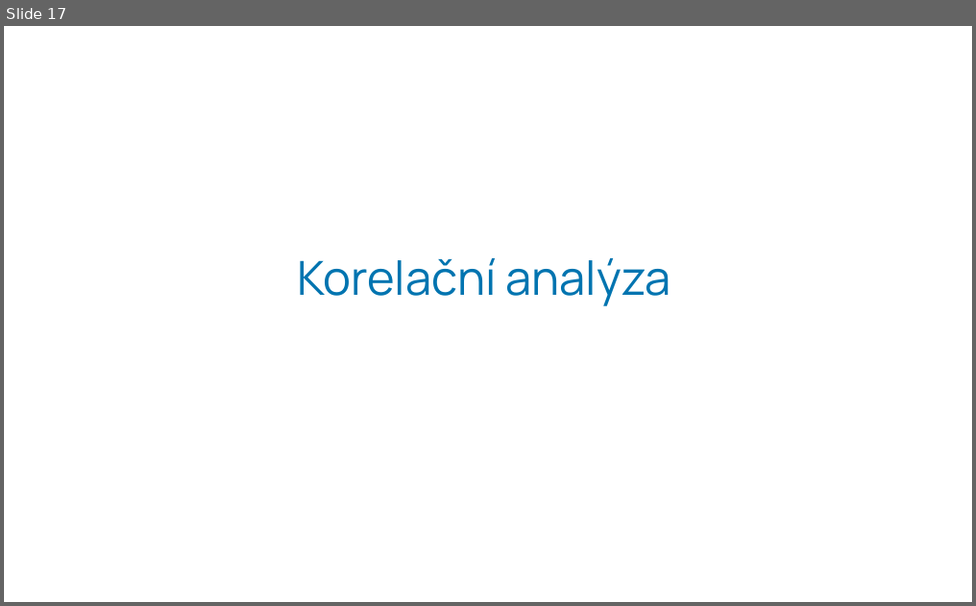
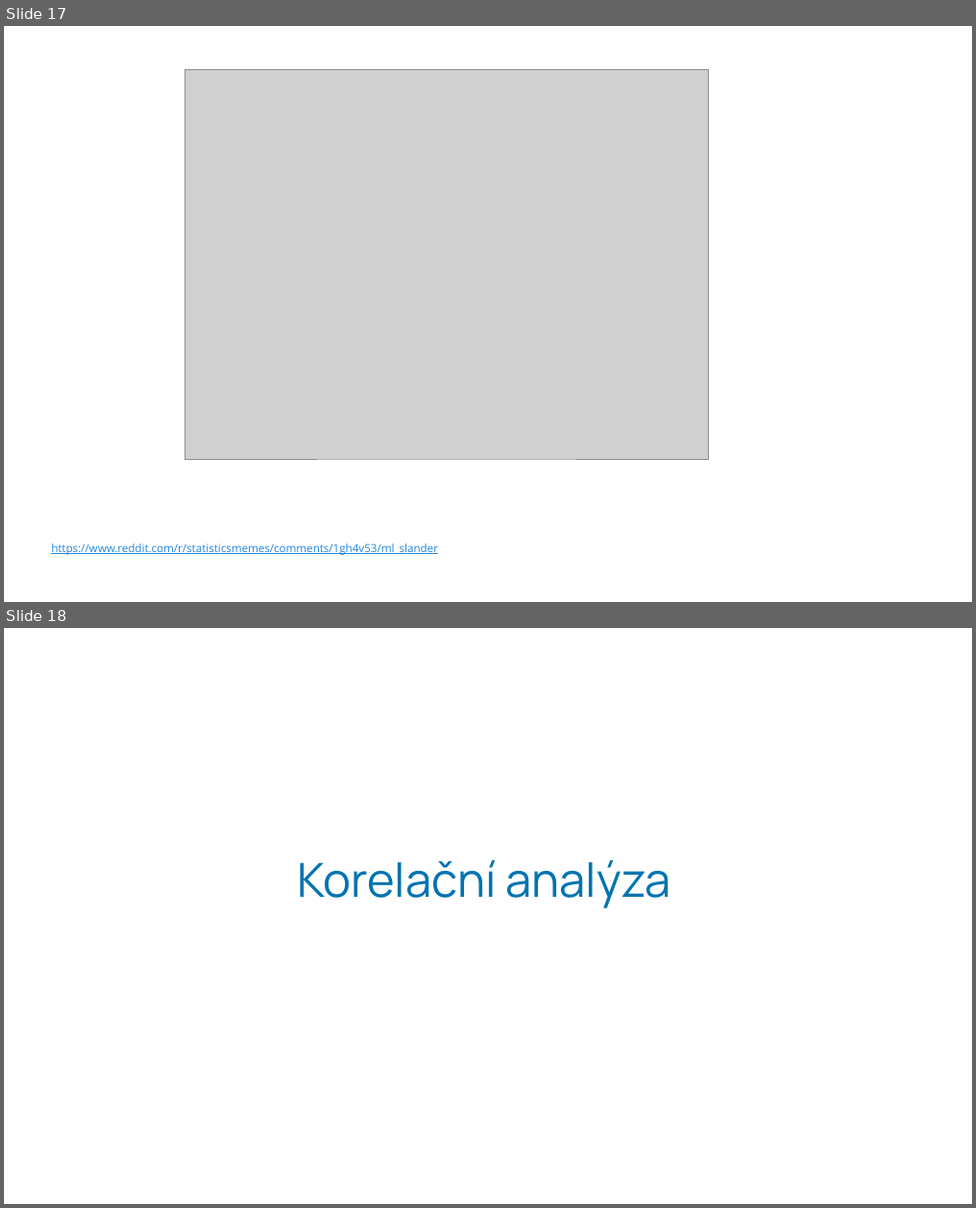
Before and after one commit to MichalLauer/datova-analyza-excel, a slide deck: Prezentace/3_Testovani_hypotez.pptx. Shown one above the other, each under a label of ours: slide 17 before the commit, slides 17 and 18 after it. The pictures are 976x606 and 976x1208 pixels, drawn with LibreOffice and Linux fonts; fonts in the diff are those of the drawing; grey boxes stand for pictures; background and template pictures are left out. Boxes give left, top, right and bottom in pixels: in the first picture for what was removed or moved away, otherwise in the second. Text is boxed around its words. In the diff, an @@ line names an element or a change of style, - is before the commit and + after.

```diff
--- a/Prezentace/3_Testovani_hypotez.pptx
+++ b/Prezentace/3_Testovani_hypotez.pptx
@@ slide 17 added at box(4, 26, 972, 602), background #FFFFFF @@
@@ picture added at box(184, 70, 708, 459) @@
@@ text added at box(51, 543, 438, 555), 10.5 pt, text #2286DD, underline @@
+https://www.reddit.com/r/statisticsmemes/comments/1gh4v53/ml_slander
@@ what was slide 17 is now slide 18 @@
```
Also in this commit, not shown: 1 other slide added, 1 slide removed.
